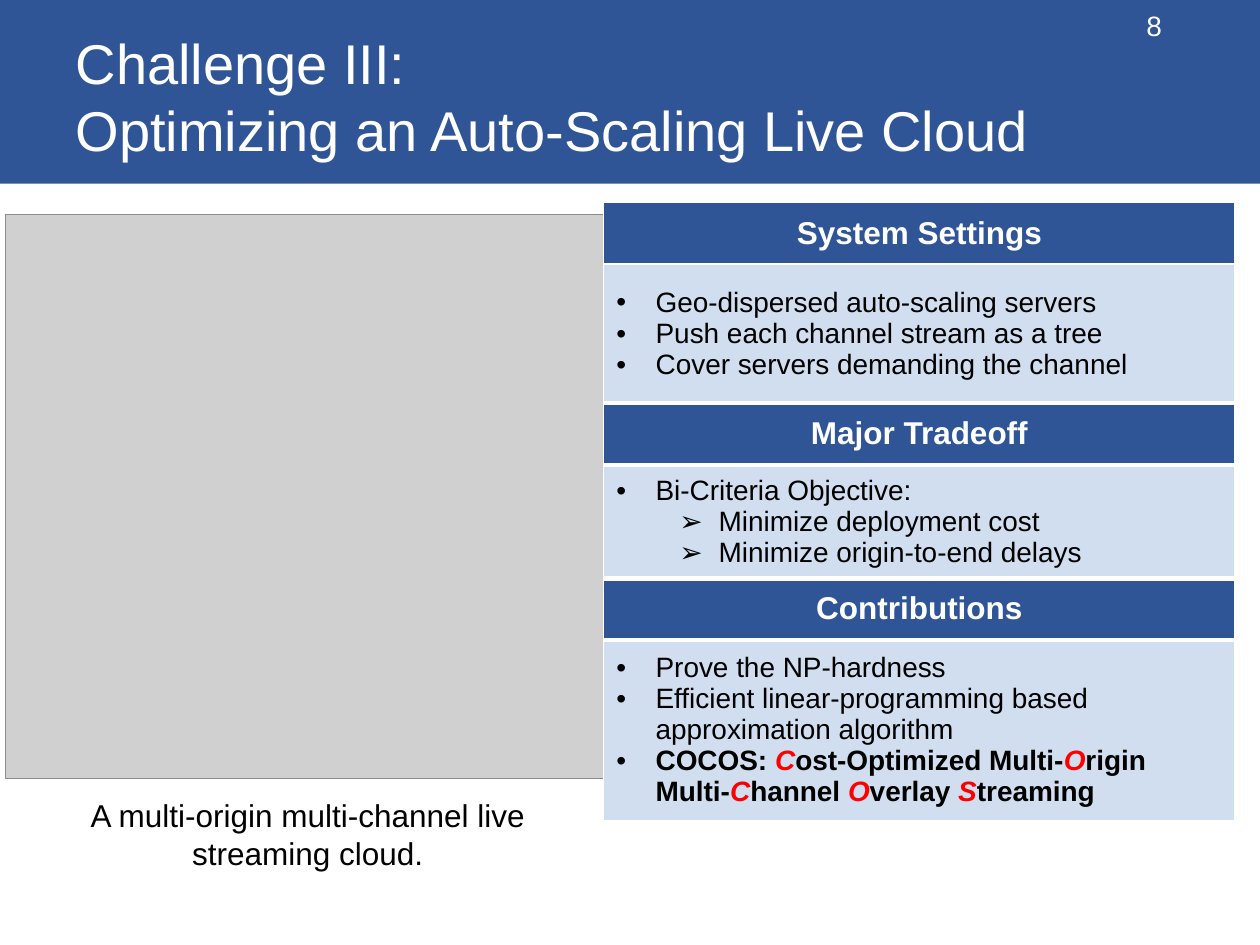
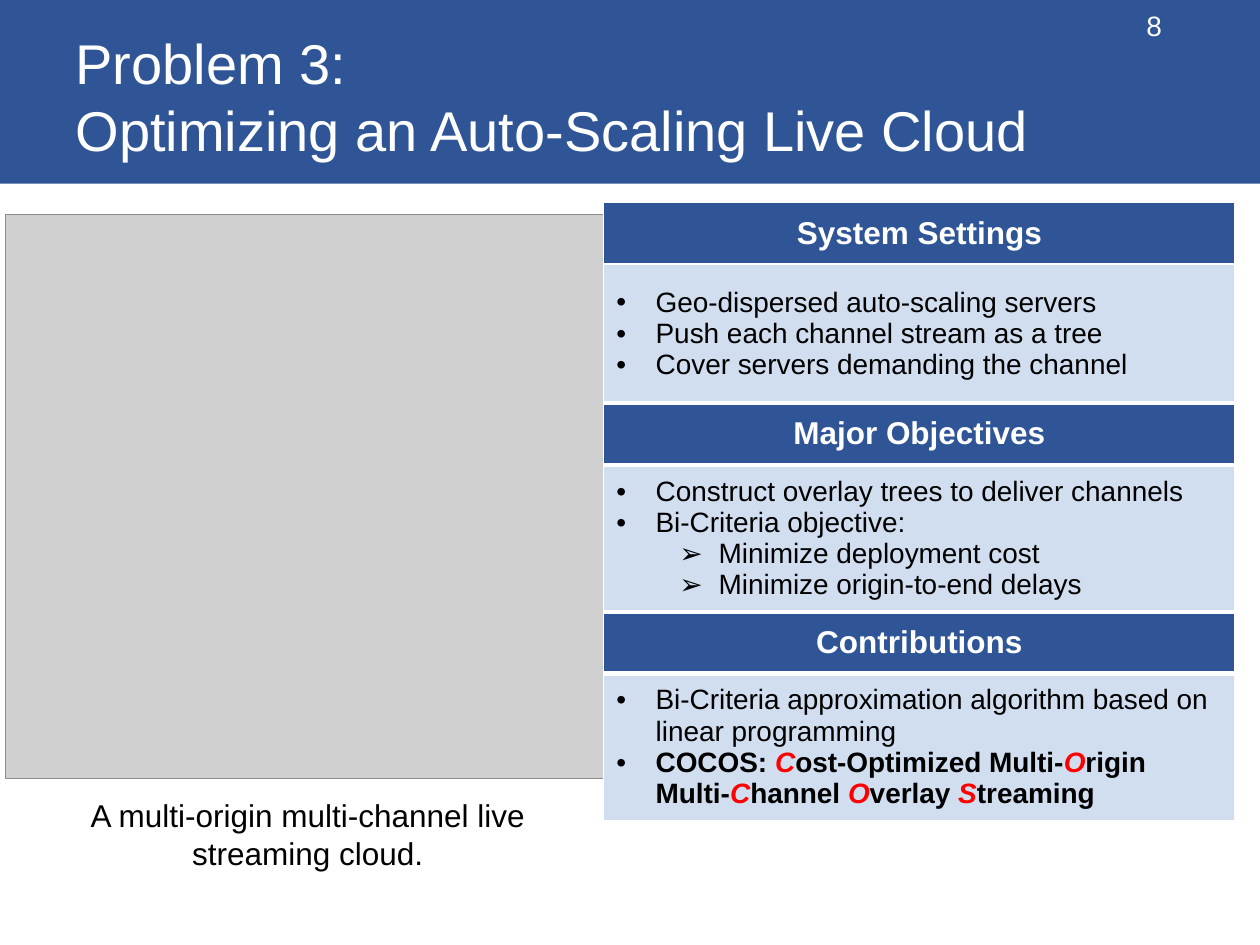
Before and after one commit to changzhangyu/changzhangyu.github.io, a slide deck: slide 8 of files/thesis/thesis.pptx. Drawn at 1260x945 pixels with LibreOffice and Linux fonts; fonts in the diff are those of the drawing; grey boxes stand for pictures. Boxes give left, top, right and bottom in pixels: in the first picture for what was removed or moved away, otherwise in the second. Text is boxed around its words. In the diff, an @@ line names an element or a change of style, - is before the commit and + after.

```diff
--- a/files/thesis/thesis.pptx
+++ b/files/thesis/thesis.pptx
@@ title at [76,43,1027,162]: text changed @@
-Challenge III:
-Optimizing an Auto-Scaling Live Cloud
+Problem 3:
+Optimizing an Auto-Scaling Live Cloud
@@ table at [604,203,1235,820] @@
-row 3, column 1: Major Tradeoff
+row 3, column 1: Major Objectives
-row 4, column 1: Bi-Criteria Objective: / Minimize deployment cost / Minimize origin-to-end delays
+row 4, column 1: Construct overlay trees to deliver channels / Bi-Criteria objective: / Minimize deployment cost / Minimize origin-to-end delays
-row 6, column 1: Prove the NP-hardness / Efficient linear-programming based approximation algorithm / COCOS: Cost-Optimized Multi-Origin Multi-Channel Overlay Streaming
+row 6, column 1: Bi-Criteria approximation algorithm based on linear programming / COCOS: Cost-Optimized Multi-Origin Multi-Channel Overlay Streaming
```
Also in this commit, not shown: 29 other slides changed, 7 slides added, 1 slide removed, 1 other file.
